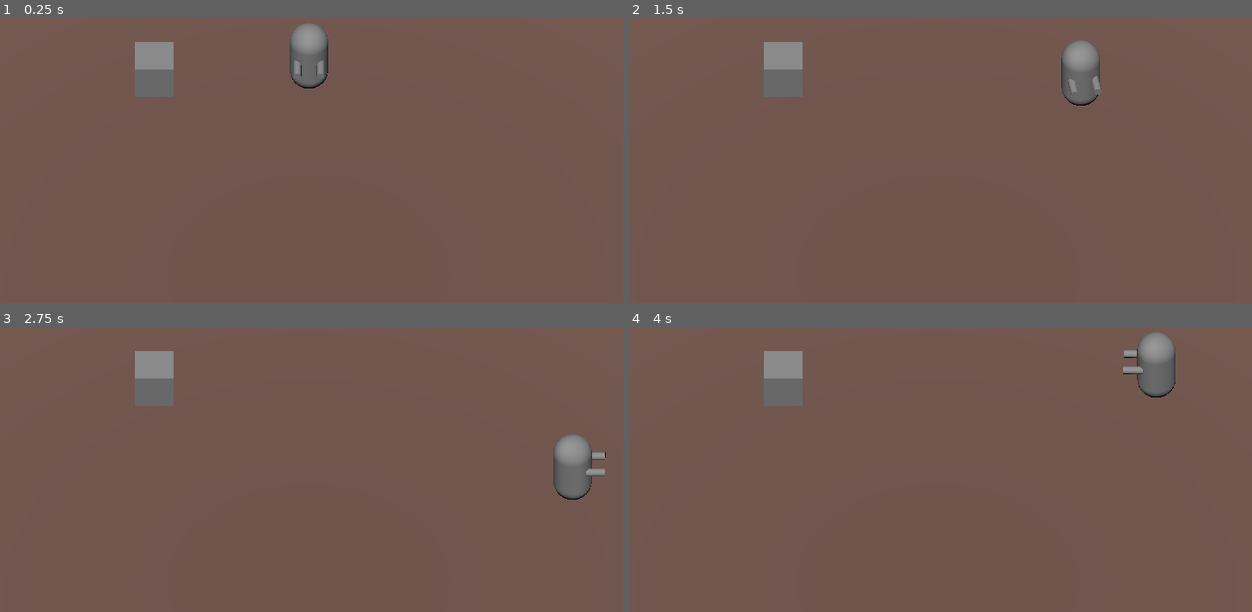
Above: before the commit, frames 1-4 (two rows, left to right).
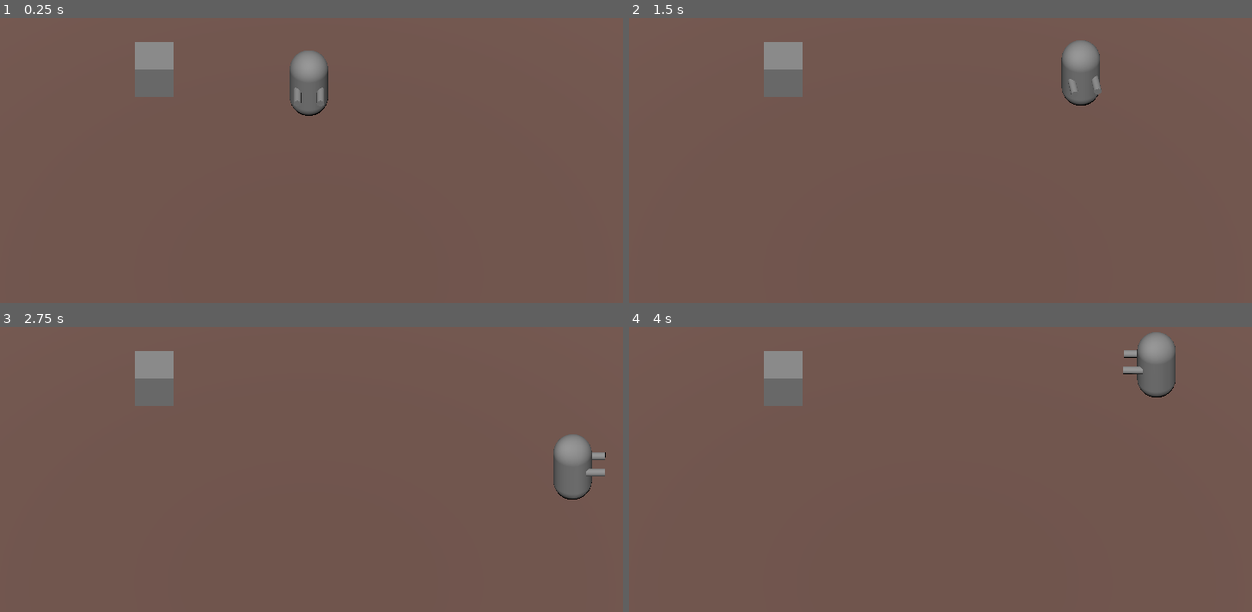
Above: after the commit, the same moments.

Repository: HjalteTagmose/HelgeSpillet
Game: Godot game, scene res://Game.tscn
The game is run twice, just before and just after one commit, with the same random seed, the same clock (stepped at 60 frames per second) and the same inputs.
Inputs:
- Up to frame 1 (0.25 s): no input
- Up to frame 2 (1.5 s): tap Enter (ui_accept) at 0.5, 0.77 s; hold Right (ui_right) 0.53-1.28 s; hold Down (ui_down) from 1.28 s (still down)
- Up to frame 3 (2.75 s): tap Enter (ui_accept) at 1.52 s; release Down (ui_down) at 2.03 s; hold Right (ui_right) from 2.03 s (still down)
- Up to frame 4 (4 s): release Right (ui_right) at 2.78 s; hold Up (ui_up) 2.78-3.53 s; tap Enter (ui_accept) at 3.02, 3.77 s; hold Left (ui_left) from 3.53 s (still down)

The runs differ from the first frame. In frame 1, 1.3% of the frame differs, in the area x 46-53%, y 1-35%; in frame 2, less than 0.1%; in frame 3, less than 0.1%; in frame 4, less than 0.1%.
Error after the commit: Invalid type in utility function "lerp()". Cannot convert argument 2 from int to float. (res://Player.gd:42)

Commit message:
clean move code

Diff:
--- a/Player.gd
+++ b/Player.gd
@@ -8,6 +8,8 @@
 var mesh : Node3D
 var rot = 0.0
 var target_rot = 0.0
+var target_speed_x = 0.0
+var target_speed_z = 0.0
 
 # Get the gravity from the project settings to be synced with RigidBody nodes.
 var gravity = ProjectSettings.get_setting("physics/3d/default_gravity")
@@ -30,14 +32,17 @@
 	var direction = (transform.basis * Vector3(input_dir.x, 0, input_dir.y)).normalized()
 
 	if direction:
-		velocity.x = lerp(velocity.x, direction.x * SPEED, delta * ACCELERATION)
-		velocity.z = lerp(velocity.z, direction.z * SPEED, delta * ACCELERATION)
+		target_speed_x = direction.x * SPEED
+		target_speed_z = direction.z * SPEED
 		target_rot = atan2(direction.x, direction.z)
 	else:
-		velocity.x = lerp(velocity.x, 0.0, delta * ACCELERATION)
-		velocity.z = lerp(velocity.z, 0.0, delta * ACCELERATION)
+		target_speed_x = 0
+		target_speed_z = 0
 
+	velocity.x = lerp(velocity.x, target_speed_x, delta * ACCELERATION);
+	velocity.z = lerp(velocity.z, target_speed_z, delta * ACCELERATION);
 	rot = lerp_angle(rot, target_rot, delta * ANGULAR_ACCELERATION)
+
 	mesh.rotation.y = rot
 	move_and_slide()
 
